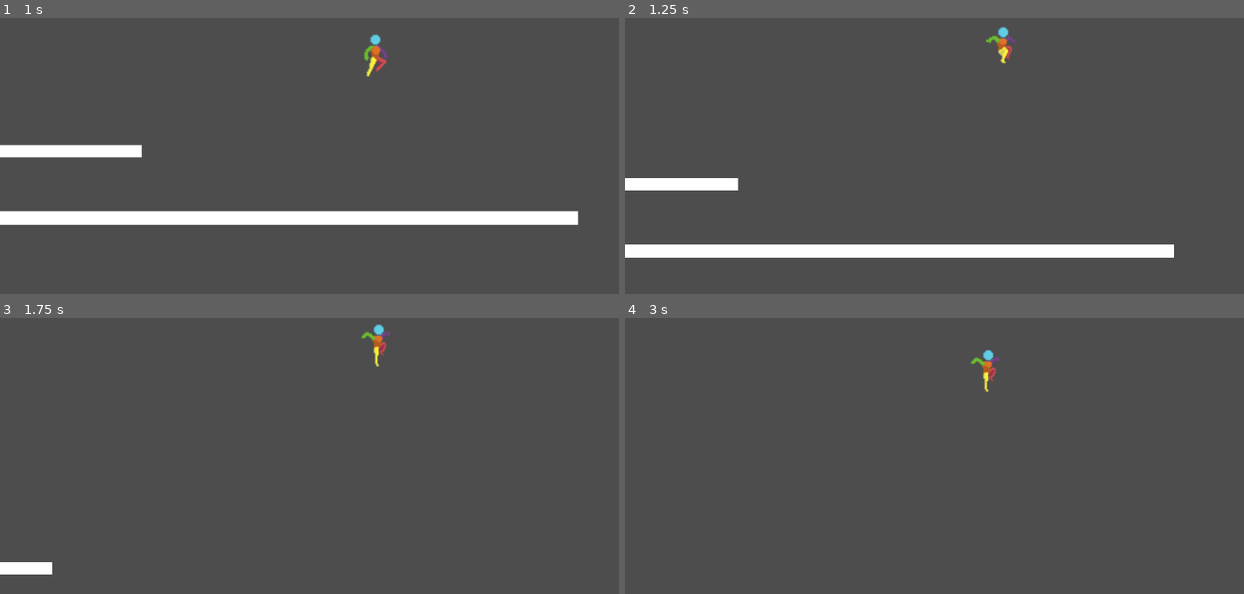
Above: before the commit, frames 1-4 (two rows, left to right).
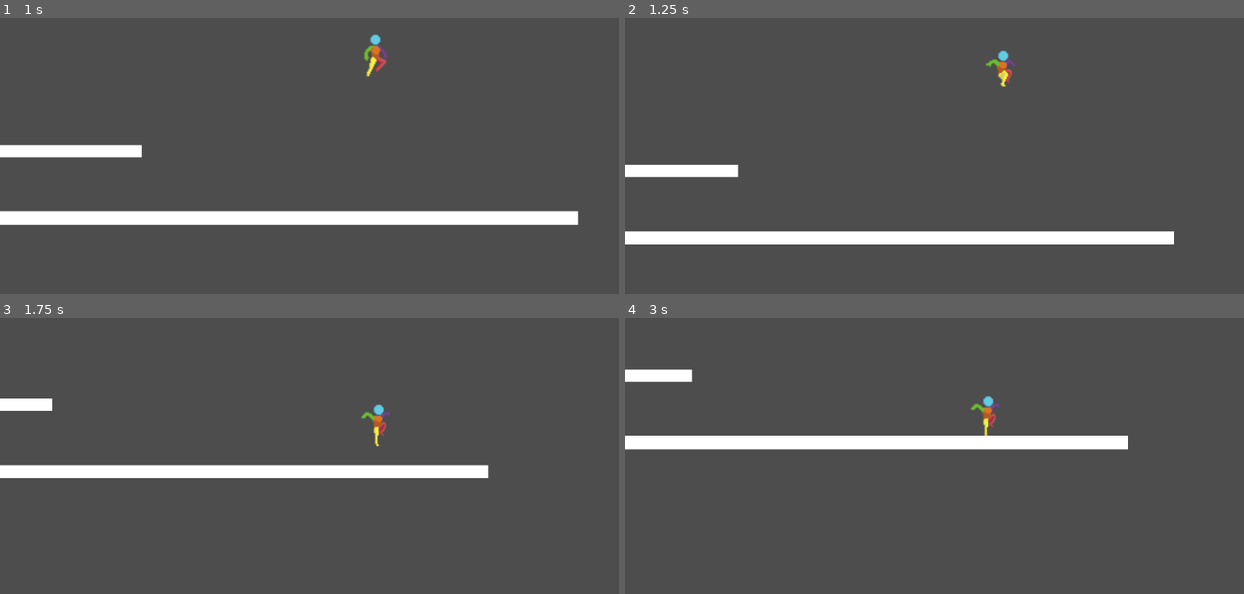
Above: after the commit, the same moments.

Repository: deanblackborough/godot-platformer
Game: Godot game, scene res://scenes/game.tscn
The game is run twice, just before and just after one commit, with the same random seed, the same clock (stepped at 60 frames per second) and the same inputs.
Inputs:
- Up to frame 1 (1 s): hold Right (moveRight) from 0.53 s (still down); tap Space (jump) at 0.6, 0.77 s
- Up to frame 2 (1.25 s): keep holding Right (moveRight); tap Space (jump) at 1.07 s
- Up to frame 3 (1.75 s): keep holding Right (moveRight); tap Space (jump) at 1.35, 1.52 s
- Up to frame 4 (3 s): tap Space (jump) at 1.82, 2.1, 2.85 s; release Right (moveRight) at 2.03 s; hold Left (moveLeft) 2.03-2.78 s; hold Right (moveRight) from 2.78 s (still down)

Frame 1 is identical in both runs. In frame 2, 11% of the frame differs, in the area x 0-89%, y 3-87%; in frame 3, 5.1%; in frame 4, 5.2%.

Commit message:
Max jumps

Diff:
--- a/scripts/player.gd
+++ b/scripts/player.gd
@@ -1,24 +1,32 @@
 extends CharacterBody2D
+
+@export var world_gravity: float = 20;
+@export var world_terminal_velocity: float = 525;
 
 @export var player_speed: float = 200.0;
 @export var player_jump_force: float = -425;
-@export var gravity: float = 20;
-@export var terminal_velocity: float = 525;
+@export var player_max_jumps: int = 2;
+
+var player_jumps: int = 0;
 
 func _physics_process(delta):
 
 	if is_on_floor() == false:
-		velocity.y += gravity;
+		velocity.y += world_gravity;
 
-		if velocity.y > terminal_velocity:
-			velocity.y = terminal_velocity;
+		if velocity.y > world_terminal_velocity:
+			velocity.y = world_terminal_velocity;
 
-	if Input.is_action_just_pressed("jump"):
-		velocity.y = player_jump_force;
+	if (is_on_floor()):
+		player_jumps = 0;
 
-	var player_direction = Input.get_axis("moveLeft", "moveRight");
+	if Input.is_action_just_pressed("jump") and player_jumps < player_max_jumps:
+		player_jumps += 1
+		velocity.y = player_jump_force
 
-	velocity.x = player_speed * player_direction;
+	var player_direction = Input.get_axis("moveLeft", "moveRight")
+
+	velocity.x = player_speed * player_direction
 
 	draw_player_sprite(
 		player_direction,
@@ -29,9 +37,10 @@
 
 	move_and_slide();
 
-	print(player_direction);
-	print(player_speed);
-	print(velocity);
+	print(player_jumps);
+	#print(player_direction);
+	#print(player_speed);
+	#print(velocity);
 
 func draw_player_sprite(
 	player_direction: float,
@@ -41,11 +50,13 @@
 ):
 	if not player_on_floor:
 		if player_velocity_y < 0:
-			$AnimatedSprite2D.animation = "jump"
+			$AnimatedSprite2D.animation = "jump";
 			## Add fall animation
 	else:
 		if player_direction != 0:
-			$AnimatedSprite2D.scale.x = player_direction
-			$AnimatedSprite2D.animation = "run"
+			$AnimatedSprite2D.animation = "run";
 		else:
-			$AnimatedSprite2D.animation = "idle"
+			$AnimatedSprite2D.animation = "idle";
+
+	if player_direction != 0:
+		$AnimatedSprite2D.scale.x = player_direction;
